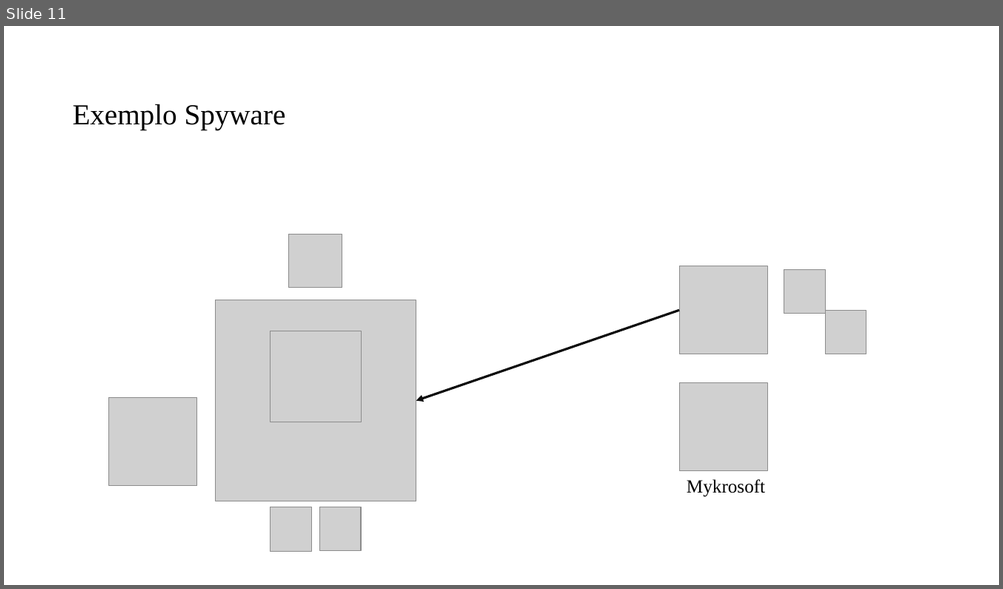
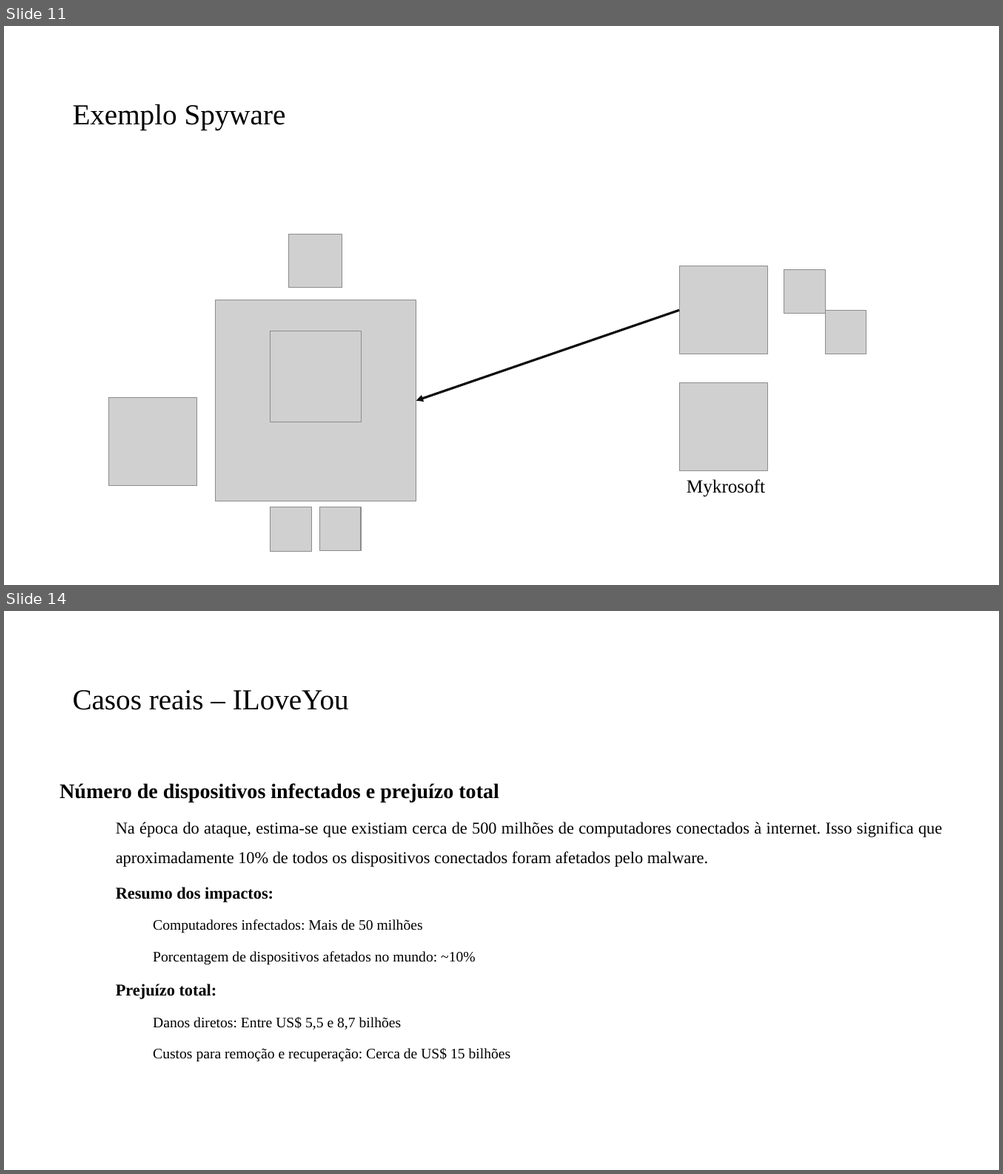
Before and after one commit to PedroMiho/UMC, a slide deck: Segurança da Informação/Aula 02 - Ameaças Ciberneticas/Ameaças Ciberneticas.pptx. Shown one above the other, each under a label of ours: slide 11 before the commit, slides 11 and 14 after it; the slides between them are not shown. The pictures are 1003x589 and 1003x1174 pixels, drawn with LibreOffice and Linux fonts; fonts in the diff are those of the drawing; grey boxes stand for pictures; background and template pictures are left out. Boxes give left, top, right and bottom in pixels: in the first picture for what was removed or moved away, otherwise in the second. Text is boxed around its words. In the diff, an @@ line names an element or a change of style, - is before the commit and + after.

```diff
--- a/Segurança da Informação/Aula 02 - Ameaças Ciberneticas/Ameaças Ciberneticas.pptx
+++ b/Segurança da Informação/Aula 02 - Ameaças Ciberneticas/Ameaças Ciberneticas.pptx
@@ slide 14 added at [4,611,999,1170], background #FFFFFF @@
@@ title added at [73,690,349,710], 28 pt, text #000000 @@
+Casos reais – ILoveYou
@@ text added at [60,783,942,1062], 16 pt, text #000000 @@
+Número de dispositivos infectados e prejuízo total
+  Na época do ataque, estima-se que existiam cerca de 500 milhões de computadores conectados à internet. Isso significa que aproximadamente 10% de todos os dispositivos conectados foram afetados pelo malware.
+  Resumo dos impactos:
+    Computadores infectados: Mais de 50 milhões
+    Porcentagem de dispositivos afetados no mundo: ~10%
+  Prejuízo total:
+    Danos diretos: Entre US$ 5,5 e 8,7 bilhões
+    Custos para remoção e recuperação: Cerca de US$ 15 bilhões
```
Also in this commit, not shown: 1 slide changed, 3 other slides added, 1 other file.
